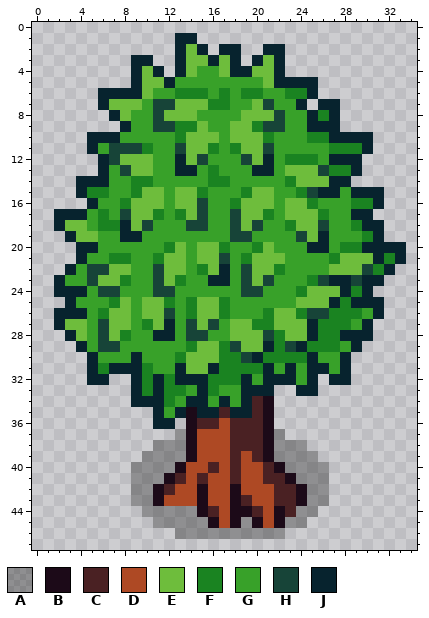
Pixel-art sprite, stored at new_enemy/sprites/Maple Tree.png. Above: the version before the commit.
The file is 35x48 pixels.
Palette (. is transparent): A #0000004d  B #1c0a18  C #4a2123  D #ae4924  E #6ebd3c  F #1a8321  G #38a129  H #174438  J #07232e
Pixels before, first column x 2:
 1 ...........JJ...................
 2 ...........JEJ.JJ..JJ...........
 3 .......JJ..JEEJEJ.JEJ...........
 4 .......JEJ.JEGGEJJEEJ...........
 5 .......JEEJGGGGGGGGEJJJJ........
 6 ....JJJJEGGFFFGFGFFGGFFJ........
 7 ....JEEEGHHEEEFFGGEHGGJ.JJ......
 8 .....JEGGHEEEGGGGEEEHGGJFJ......
 9 ......JGGHHFFEGGEEFHHGGJJJ......
10 ...JJJGGGGGFEEEGEEEFGGGFFJJJJ...
11 ...JGHHHFGGHEEFGFEEHGGGGGFFFJ...
12 ....JHEEEGGJEHGGGHEJGFFFGJJJ....
13 ....JGHEEGGJJGFGGGJJGEEEHFFJ....
14 ..JJJGGFFGGGGGFFGGGGGFEEEJJ.....
15 ..JFFGGFEEGEEFGGGFEEGGFHJJGJJJ..
16 ...JGGFEEEGEEHGGFEEEGEEFGGGFFJ..
17 JJJGFGHEEFGFEHGGHEEFGEEEFGGJJ...
18 JEEGFFJEHGGGHHGGHEHGGFEEHGGFJJ..
19 .JEEGGJJGGGGGGGGHHGGGGHEJGGGFJ..
20 ..JJGGGGGGFEGEEFGGFEGGGJJGFFJJJJ
21 ..JGGFFGGFEEGEEHGFEEEGGGGFEEEJFJ
22 .JGHHEEGGHEEGFEJGHEEFGGGGEEEHFJ.
23 JGGHEEFGGHEFGGJJGHEHGGGFHJJHJJ..
24 JJJGHHGGGHHGGGGGGHHGGGFEEEJFJ...
25 .JGGGFEGEEFGFEEFGGGGGGEEEJFJJJ..
26 JJJGFEEGEEHGFEEFGGGFEEFHHFFFGJ..
27 JEEGHEEGFEJGHEHGEEFFEEEJFFFGJ...
28 .JEGHEFGGJJGHHGGEEEHFEEJFFJJJ...
29 ..JGHHGGGGGGFEEFHEEJFHJFFFGJ....
30 ...JGGGJGGGFEEEFFHJFFFFJGGJ.....
31 ...JFJJJFGGJEEJFFFFJGJGJJGJ.....
32 ...JJ..JFJFJJJFFFJGJJJGJ.JJ.....
33 .......JFJFFGJFGGJJJ..JJ........
34 .......JJJFGJJGJGJCB............
35 .........JGJBJJCJJCB............
36 .........JJ.BCCDCCCB............
37 ...........ABDDDCCCBA...........
38 .........AAABDDDCCCBAAA.........
39 ........AAAABDDDCDCBAAAA........
40 .......AAAABDDCDCDDCBAAAA.......
41 .......AAABCDCDDCDDCCBAAA.......
42 .......AABCDDBDDBDDDCCBAA.......
43 .......AABDDDBDDBCDDCCBAA.......
44 ........AAAAABCDBBCDBCAA........
45 .........AAAAABDBABDBAA.........
46 ...........AAAAAAAAAA...........
The result:
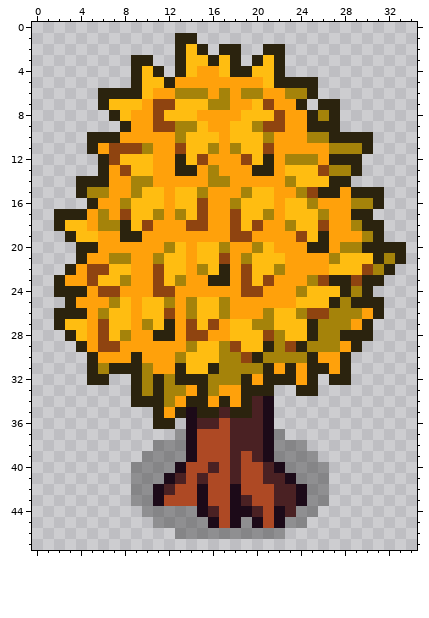
Diff:
colour E: #6ebd3c -> #ffbd11
colour F: #1a8321 -> #a5830a
colour G: #38a129 -> #ffa10b
colour H: #174438 -> #8f4410
colour J: #07232e -> #2b230e
Pixel boxes of the changes (left, top, right, bottom) in both pictures:
changed: (54, 33, 406, 429)
